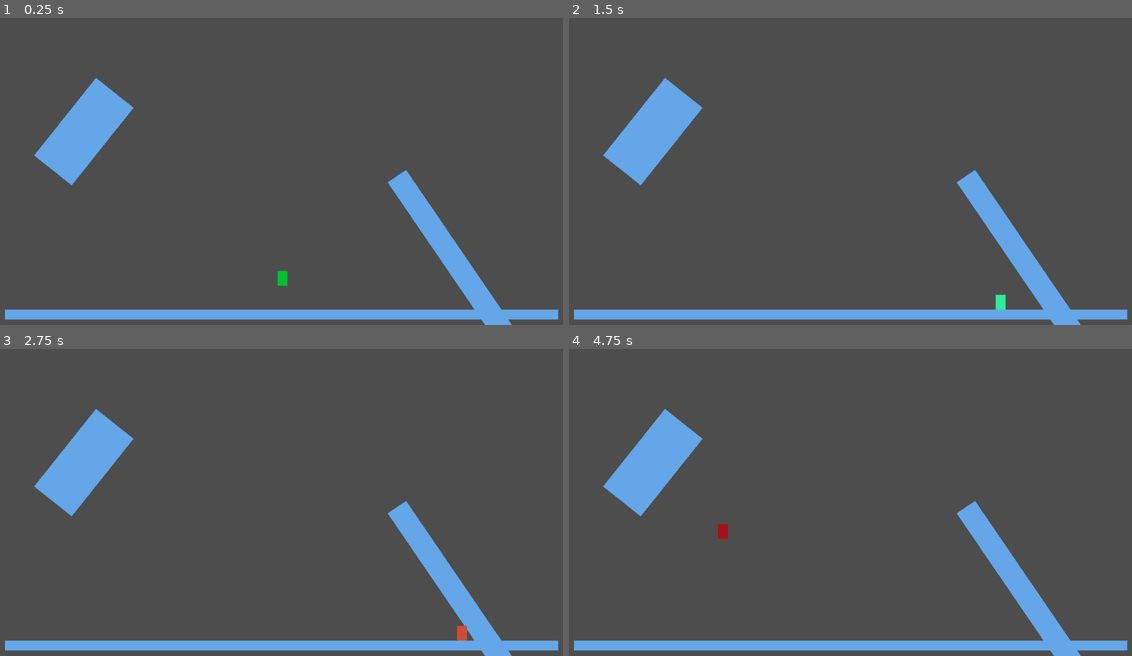
Above: before the commit, frames 1-4 (two rows, left to right).
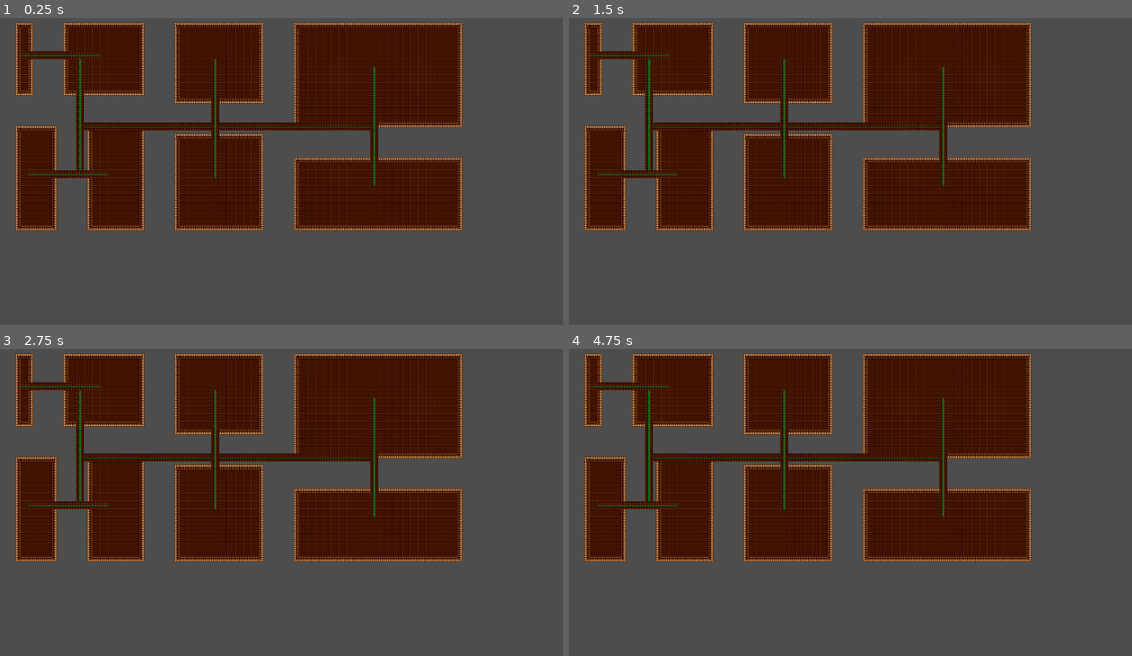
Above: after the commit, the same moments.

Repository: WellHatchedOne/sea-np-gmtk2024
Game: Godot game, scene res://dungeon.tscn
The game is run twice, just before and just after one commit, with the same random seed, the same clock (stepped at 60 frames per second) and the same inputs. Before the commit the project starts from res://main.tscn.
Inputs:
- Up to frame 1 (0.25 s): no input
- Up to frame 2 (1.5 s): tap Enter at 0.5 s; hold D (move_right) 0.53-1.28 s; hold Space (change_color) 0.53-1.28 s; hold S (move_down) from 1.28 s (still down); tap Space (change_color) at 1.35 s
- Up to frame 3 (2.75 s): tap Space (change_color) at 2 s; release S (move_down) at 2.03 s; hold D (move_right) from 2.03 s (still down); hold Space (change_color) from 2.03 s (still down)
- Up to frame 4 (4.75 s): tap Enter at 2.75 s; release D (move_right) at 2.78 s; release Space (change_color) at 2.78 s; hold W (move_up) 2.78-3.53 s; tap Space (change_color) at 2.85, 4.35 s; hold Space (change_color) 3.53-4.28 s; hold A (move_left) from 3.53 s (still down)

The runs differ from the first frame. In frame 1, 45% of the frame differs, in the area x 0-100%, y 1-100%; in frame 2, 45%; in frame 3, 45%; in frame 4, 45%.

Commit message:
do a little helping :)

Diff:
--- a/Branch.gd
+++ b/Branch.gd
@@ -49,7 +49,7 @@
 		left_child.split(remaining - 1, paths)
 		right_child.split(remaining - 1, paths)
 
-func self_inside_padding(x: int, y: int, padding: Vector4i):
+func isNotFloorTile(x: int, y: int, padding: Vector4i):
 	return x <= padding.x or y <= padding.y or x >= size.x - padding.z or y >= size.y - padding.w
 
 func get_center() -> Vector2i:
--- a/dungeon.gd
+++ b/dungeon.gd
@@ -1,10 +1,24 @@
 extends Node2D
 
-var root_node: Branch
+# big green squares = space
+# gray = out of bounds
+# red = floor
+# orange = walls
+
+# CONSTANTS
+
+var DEBUG = false
+
 var tile_size: int =  16
 
+var tileMapFloorVector: Vector2i = Vector2i(0, 8)
+var tileMapWallVector: Vector2i = Vector2i(0, 0)
+var tileMapCornerVector: Vector2i = Vector2i(5, 0)
+
+# END CONSTANTS
+
+var root_node: Branch
 var tilemap: TileMap
-
 var paths: Array = []
 
 # Called when the node enters the scene tree for the first time.
@@ -18,7 +32,8 @@
 	var rng: RandomNumberGenerator = RandomNumberGenerator.new()
 
 	for leaf in root_node.get_leaves():
-		draw_rect(
+		if (DEBUG):
+			draw_rect(
 			Rect2(
 				leaf.position.x * tile_size, # x
 				leaf.position.y * tile_size, # y
@@ -40,48 +55,34 @@
 		for x in range(leaf.size.x):
 			for y in range(leaf.size.y):
 				# Only render tiles in actual rooms
-				if not leaf.self_inside_padding(x, y, padding):
+				if not leaf.isNotFloorTile(x, y, padding):
 					# 1 is the atlas ID
 					# 0,8 is the tile location in the atlas
-					tilemap.set_cell(0, Vector2i(x + leaf.position.x,y + leaf.position.y), 1, Vector2i(0, 8))
-
-		# Render top wall
-		for x in range(leaf.size.x):
-			for y in range(leaf.size.y):
-				if leaf.self_inside_padding(x, y, padding) and not leaf.self_inside_padding(x, y + 1, padding):
-					tilemap.set_cell(0, Vector2i(x + leaf.position.x,y + leaf.position.y), 1, Vector2i(0, 0))
-
-		## Render bottom wall
-		#for x in range(leaf.size.x):
-			#for y in range(leaf.size.y):
-				#if leaf.self_inside_padding(x, y, padding) and not leaf.self_inside_padding(x, y - 1, padding):
-					#tilemap.set_cell(0, Vector2i(x + leaf.position.x,y + leaf.position.y), 1, Vector2i(4, 2), 1)
-
-		# Render left wall
-		for x in range(leaf.size.x):
-			for y in range(leaf.size.y):
-				if leaf.self_inside_padding(x, y, padding) and not leaf.self_inside_padding(x + 1, y, padding):
-					tilemap.set_cell(0, Vector2i(x + leaf.position.x,y + leaf.position.y), 1, Vector2i(1, 0))
-					tilemap.set_cell(1, Vector2i(x + leaf.position.x,y + leaf.position.y), 1, Vector2i(5, 8))
-
-		# Render right wall
-		for x in range(leaf.size.x):
-			for y in range(leaf.size.y):
-				if leaf.self_inside_padding(x, y, padding) and not leaf.self_inside_padding(x - 1, y, padding):
-					tilemap.set_cell(0, Vector2i(x + leaf.position.x,y + leaf.position.y), 1, Vector2i(1, 0))
-					tilemap.set_cell(1, Vector2i(x + leaf.position.x,y + leaf.position.y), 1, Vector2i(3, 8))
-
-		# Render top left wall
-		for x in range(leaf.size.x):
-			for y in range(leaf.size.y):
-				if leaf.self_inside_padding(x, y, padding) and leaf.self_inside_padding(x + 1, y, padding) and leaf.self_inside_padding(x - 1, y, padding) and leaf.self_inside_padding(x, y + 1, padding) and leaf.self_inside_padding(x, y - 1, padding) and not leaf.self_inside_padding(x + 1, y + 1, padding):
-					tilemap.set_cell(0, Vector2i(x + leaf.position.x,y + leaf.position.y), 1, Vector2i(3, 0))
-
-		# Render top right wall
-		for x in range(leaf.size.x):
-			for y in range(leaf.size.y):
-				if leaf.self_inside_padding(x, y, padding) and leaf.self_inside_padding(x + 1, y, padding) and leaf.self_inside_padding(x - 1, y, padding) and leaf.self_inside_padding(x, y + 1, padding) and leaf.self_inside_padding(x, y - 1, padding) and not leaf.self_inside_padding(x - 1, y + 1, padding):
-					tilemap.set_cell(0, Vector2i(x + leaf.position.x,y + leaf.position.y), 1, Vector2i(5, 0))
+					tilemap.set_cell(0, Vector2i(x + leaf.position.x,y + leaf.position.y), 1, tileMapFloorVector)
+				elif not leaf.isNotFloorTile(x, y + 1, padding):
+					# Render top wall
+					tilemap.set_cell(0, Vector2i(x + leaf.position.x,y + leaf.position.y), 1, tileMapWallVector)
+				elif not leaf.isNotFloorTile(x, y - 1, padding):
+					# Render bottom wall
+					tilemap.set_cell(0, Vector2i(x + leaf.position.x,y + leaf.position.y), 1, tileMapWallVector, 5)
+				elif not leaf.isNotFloorTile(x + 1, y, padding):
+					# Render left wall
+					tilemap.set_cell(0, Vector2i(x + leaf.position.x,y + leaf.position.y), 1, tileMapWallVector, 6)
+				elif leaf.isNotFloorTile(x, y, padding) and not leaf.isNotFloorTile(x - 1, y, padding):
+					# Render right wall
+					tilemap.set_cell(0, Vector2i(x + leaf.position.x,y + leaf.position.y), 1, tileMapWallVector, 7)
+				elif leaf.isNotFloorTile(x, y, padding) and leaf.isNotFloorTile(x + 1, y, padding) and leaf.isNotFloorTile(x - 1, y, padding) and leaf.isNotFloorTile(x, y + 1, padding) and leaf.isNotFloorTile(x, y - 1, padding) and not leaf.isNotFloorTile(x + 1, y + 1, padding):
+					# Render top left wall
+					tilemap.set_cell(0, Vector2i(x + leaf.position.x,y + leaf.position.y), 1, tileMapCornerVector, 1)
+				elif leaf.isNotFloorTile(x, y, padding) and leaf.isNotFloorTile(x + 1, y, padding) and leaf.isNotFloorTile(x - 1, y, padding) and leaf.isNotFloorTile(x, y + 1, padding) and leaf.isNotFloorTile(x, y - 1, padding) and not leaf.isNotFloorTile(x - 1, y + 1, padding):
+					# Render top right wall
+					tilemap.set_cell(0, Vector2i(x + leaf.position.x,y + leaf.position.y), 1, tileMapCornerVector)
+				elif leaf.isNotFloorTile(x, y, padding) and leaf.isNotFloorTile(x + 1, y, padding) and leaf.isNotFloorTile(x - 1, y, padding) and leaf.isNotFloorTile(x, y + 1, padding) and leaf.isNotFloorTile(x, y - 1, padding) and not leaf.isNotFloorTile(x + 1, y - 1, padding):
+					# Render bottom left wall
+					tilemap.set_cell(0, Vector2i(x + leaf.position.x,y + leaf.position.y), 1, tileMapCornerVector, 3)
+				elif leaf.isNotFloorTile(x, y, padding) and leaf.isNotFloorTile(x + 1, y, padding) and leaf.isNotFloorTile(x - 1, y, padding) and leaf.isNotFloorTile(x, y + 1, padding) and leaf.isNotFloorTile(x, y - 1, padding) and not leaf.isNotFloorTile(x - 1, y - 1, padding):
+					# Render bottom right wall
+					tilemap.set_cell(0, Vector2i(x + leaf.position.x,y + leaf.position.y), 1, tileMapCornerVector, 2)
 
 
 	# Render room connections
--- a/dungeon.tscn
+++ b/dungeon.tscn
@@ -6,12 +6,27 @@
 
 [sub_resource type="TileSetAtlasSource" id="TileSetAtlasSource_ox18j"]
 texture = ExtResource("3_n38rq")
-0:0/next_alternative_id = 4
+0:0/next_alternative_id = 8
 0:0/0 = 0
+0:0/5 = 5
+0:0/5/flip_v = true
+0:0/6 = 6
+0:0/6/transpose = true
+0:0/7 = 7
+0:0/7/flip_h = true
+0:0/7/transpose = true
 1:0/0 = 0
 3:0/0 = 0
 4:0/0 = 0
+5:0/next_alternative_id = 4
 5:0/0 = 0
+5:0/1 = 1
+5:0/1/flip_h = true
+5:0/2 = 2
+5:0/2/flip_h = true
+5:0/2/transpose = true
+5:0/3 = 3
+5:0/3/transpose = true
 6:0/0 = 0
 7:0/0 = 0
 0:1/0 = 0
@@ -33,6 +48,7 @@
 8:2/0 = 0
 0:3/0 = 0
 3:3/0 = 0
+4:3/next_alternative_id = 5
 4:3/0 = 0
 5:3/0 = 0
 6:3/0 = 0
--- a/project.godot
+++ b/project.godot
@@ -11,7 +11,7 @@
 [application]
 
 config/name="sea-np-gmtk2024"
-run/main_scene="res://main.tscn"
+run/main_scene="res://dungeon.tscn"
 config/features=PackedStringArray("4.2", "Forward Plus")
 config/icon="res://icon.svg"
 
Not shown: 1 places in dungeon.tscn that only renumber resources
